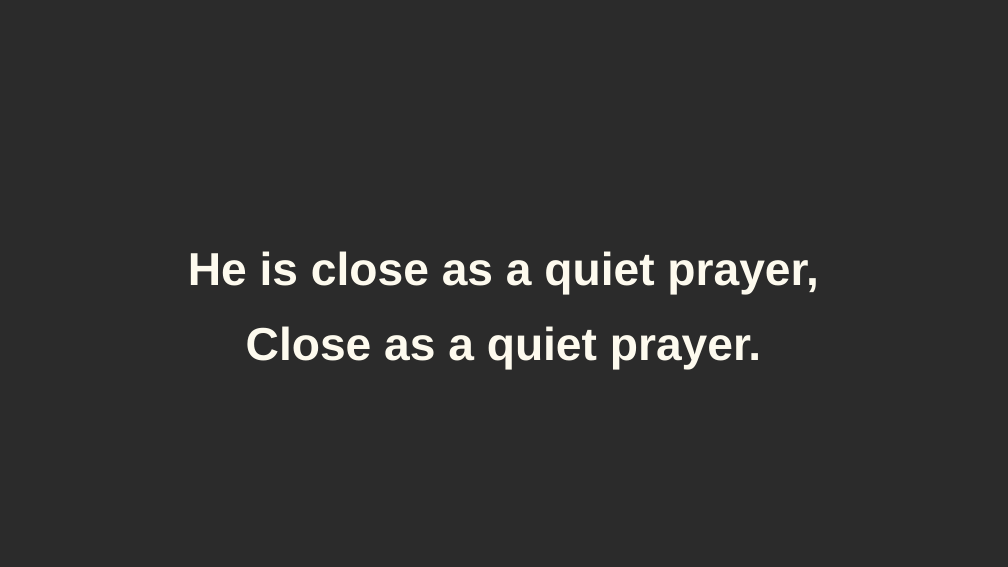
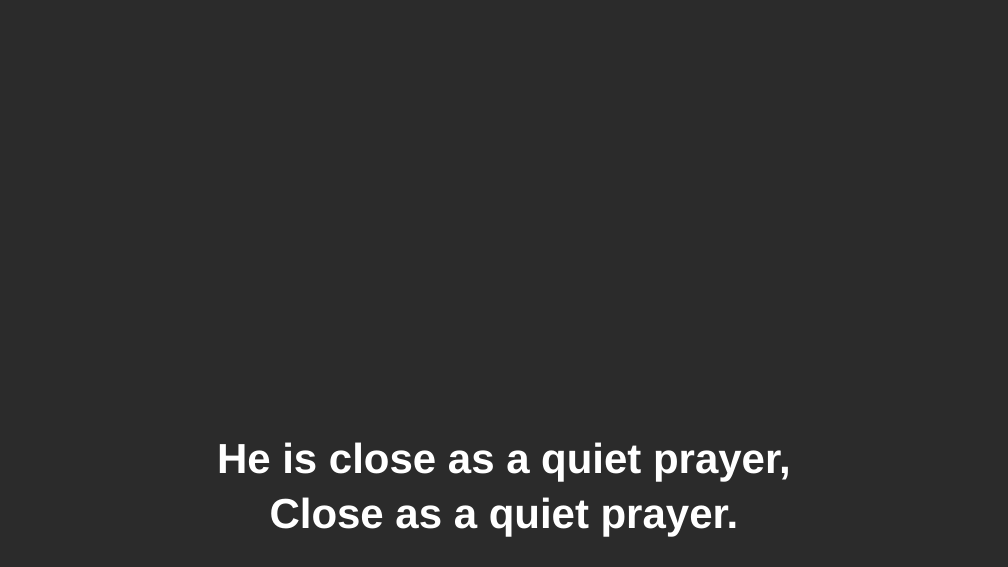
Before and after one commit to cutler2/primary-music-ai-slideshows, a slide deck: slide 14 of songs/close-as-a-quiet-prayer/slideshow.pptx. Drawn at 1008x567 pixels with LibreOffice and Linux fonts; fonts in the diff are those of the drawing; background and template pictures are left out; a plain dark background stands for a picture behind light text. Boxes give left, top, right and bottom in pixels: in the first picture for what was removed or moved away, otherwise in the second. Text is boxed around its words. In the diff, an @@ line names an element or a change of style, - is before the commit and + after.

```diff
--- a/songs/close-as-a-quiet-prayer/slideshow.pptx
+++ b/songs/close-as-a-quiet-prayer/slideshow.pptx
@@ text "He is close as a ...": place and size @@
-text "He is close as a ..." at <box>188,251,818,370</box>
+text "He is close as a ..." at <box>217,442,791,536</box>
@@ text "He is close as a ..." at <box>217,442,791,536</box>: size 44 to 40 pt, text colour #FDFAEE to #FFFFFF; line spacing 1.35 to 1.1; vertical alignment middle to bottom @@
```
Also in this commit, not shown: 13 other slides changed, 16 other files.
